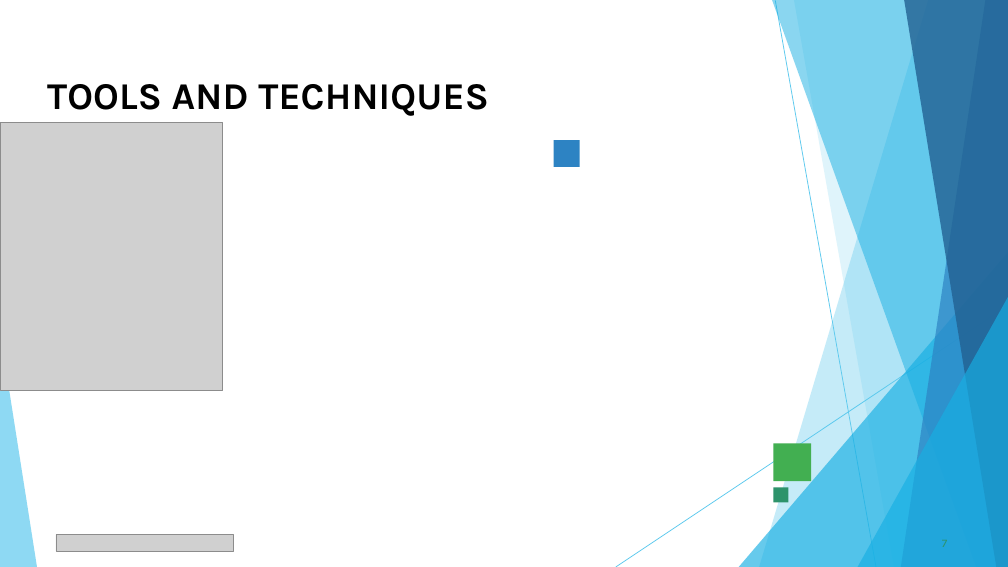
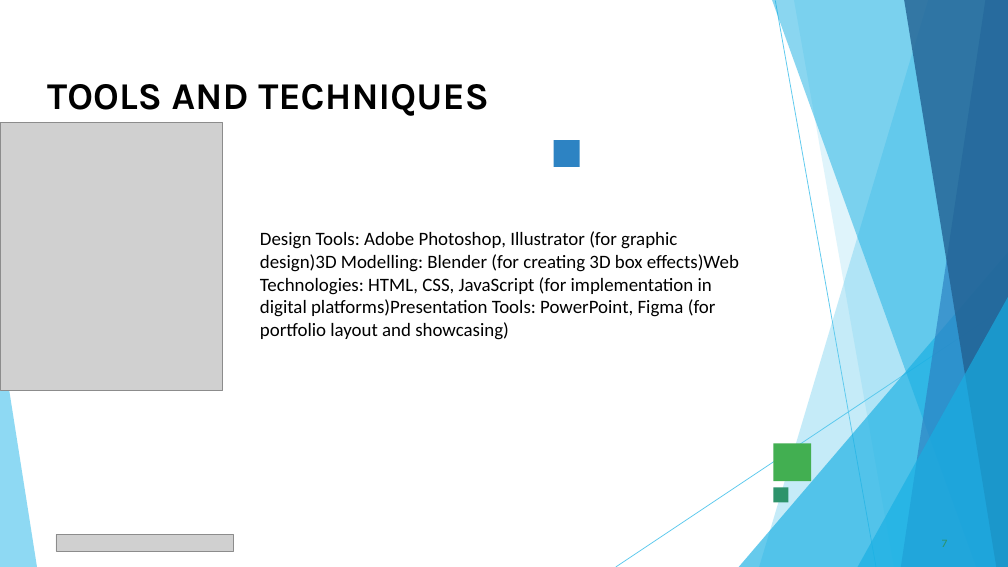
Before and after one commit to Arunkumar522007/Arun_GASCTV_ANN, a slide deck: slide 7 of PPT FWD TNSDC 2025.pptx. Drawn at 1008x567 pixels with LibreOffice and Linux fonts; fonts in the diff are those of the drawing; grey boxes stand for pictures. Boxes give left, top, right and bottom in pixels: in the first picture for what was removed or moved away, otherwise in the second. Text is boxed around its words. In the diff, an @@ line names an element or a change of style, - is before the commit and + after.

```diff
--- a/PPT FWD TNSDC 2025.pptx
+++ b/PPT FWD TNSDC 2025.pptx
@@ text added at box(260, 231, 739, 340), 18 pt, text #000000 @@
+Design Tools: Adobe Photoshop, Illustrator (for graphic design)3D Modelling: Blender (for creating 3D box effects)Web Technologies: HTML, CSS, JavaScript (for implementation in digital platforms)Presentation Tools: PowerPoint, Figma (for portfolio layout and showcasing)
```
Also in this commit, not shown: 4 other slides changed.
